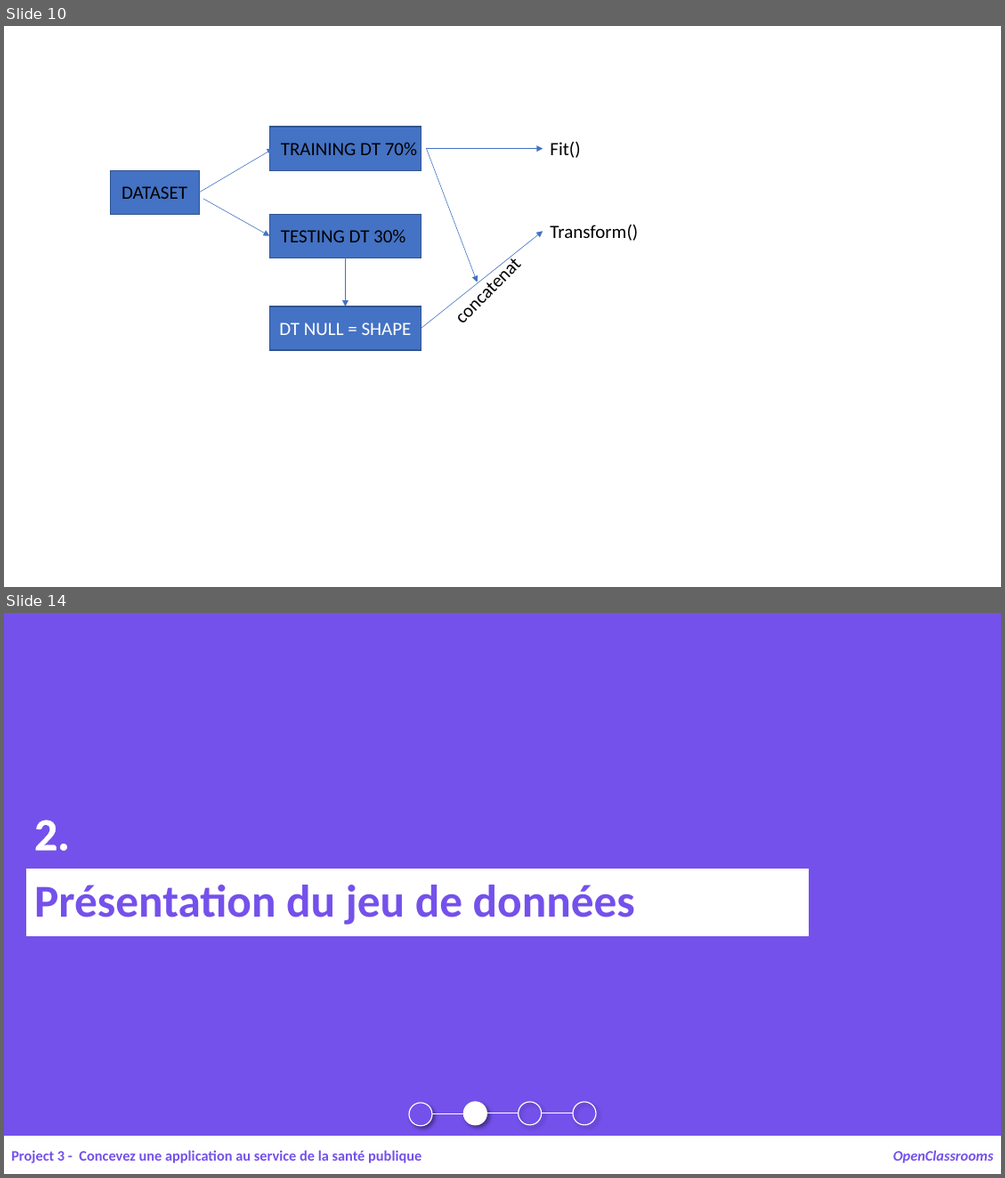
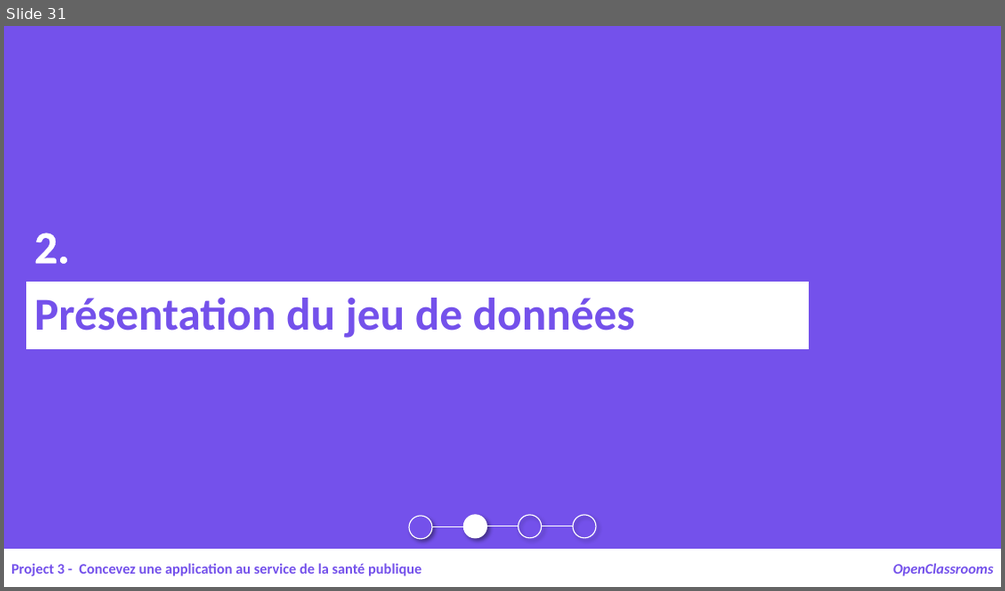
Before and after one commit to samirhinojosa/OC-P3-design-application-public-health, a slide deck: supports/P3_02_presentation.pptx. Shown one above the other, each under a label of ours: slides 10 and 14 before the commit, slide 31 after it; the slides between them are not shown. The pictures are 1005x1178 and 1005x591 pixels, drawn with LibreOffice and Linux fonts; fonts in the diff are those of the drawing; background and template pictures are left out. Boxes give left, top, right and bottom in pixels: in the first picture for what was removed or moved away, otherwise in the second. Text is boxed around its words. In the diff, an @@ line names an element or a change of style, - is before the commit and + after.

```diff
--- a/supports/P3_02_presentation.pptx
+++ b/supports/P3_02_presentation.pptx
@@ slide 10 removed at bbox=[4, 26, 1001, 587], background picture (left out) @@
@@ rectangle removed at bbox=[269, 127, 421, 170] @@
@@ arrow removed from (199, 192) to (273, 149) @@
@@ text removed at bbox=[281, 142, 417, 155] @@
-TRAINING DT 70%
@@ arrow removed from (427, 149) to (543, 149) @@
@@ arrow removed from (427, 149) to (477, 281) @@
@@ text removed at bbox=[550, 142, 580, 158] @@
-Fit()
@@ rectangle removed at bbox=[111, 170, 200, 214] @@
@@ text removed at bbox=[121, 186, 187, 199] @@
-DATASET
@@ arrow removed from (202, 199) to (269, 236) @@
@@ rectangle removed at bbox=[269, 214, 421, 257] @@
@@ text removed at bbox=[281, 229, 405, 242] @@
-TESTING DT 30%
@@ arrow removed from (421, 328) to (543, 231) @@
@@ text removed at bbox=[550, 224, 638, 240] @@
-Transform()
@@ arrow removed from (345, 257) to (345, 306) @@
@@ text removed at bbox=[442, 243, 534, 336] @@
-concatenat
@@ rectangle removed at bbox=[269, 306, 421, 350] @@
-DT NULL = SHAPE
@@ what was slide 14 is now slide 31 @@
```
Also in this commit, not shown: 4 slides changed, 18 slides added, 3 other files.
